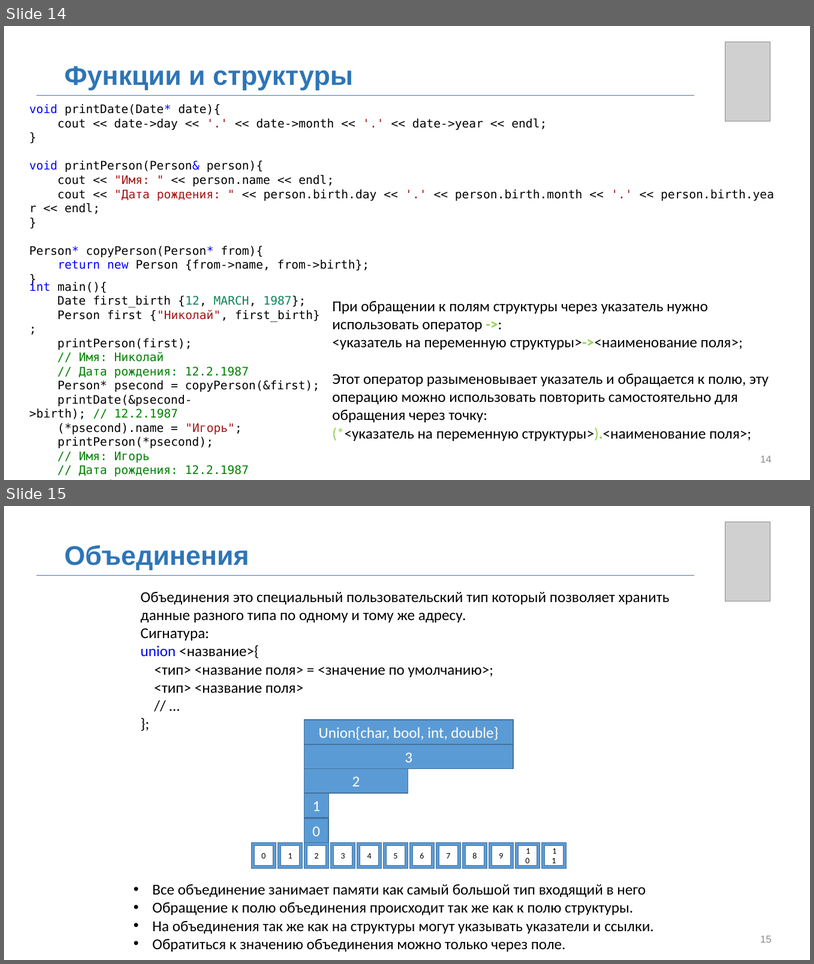
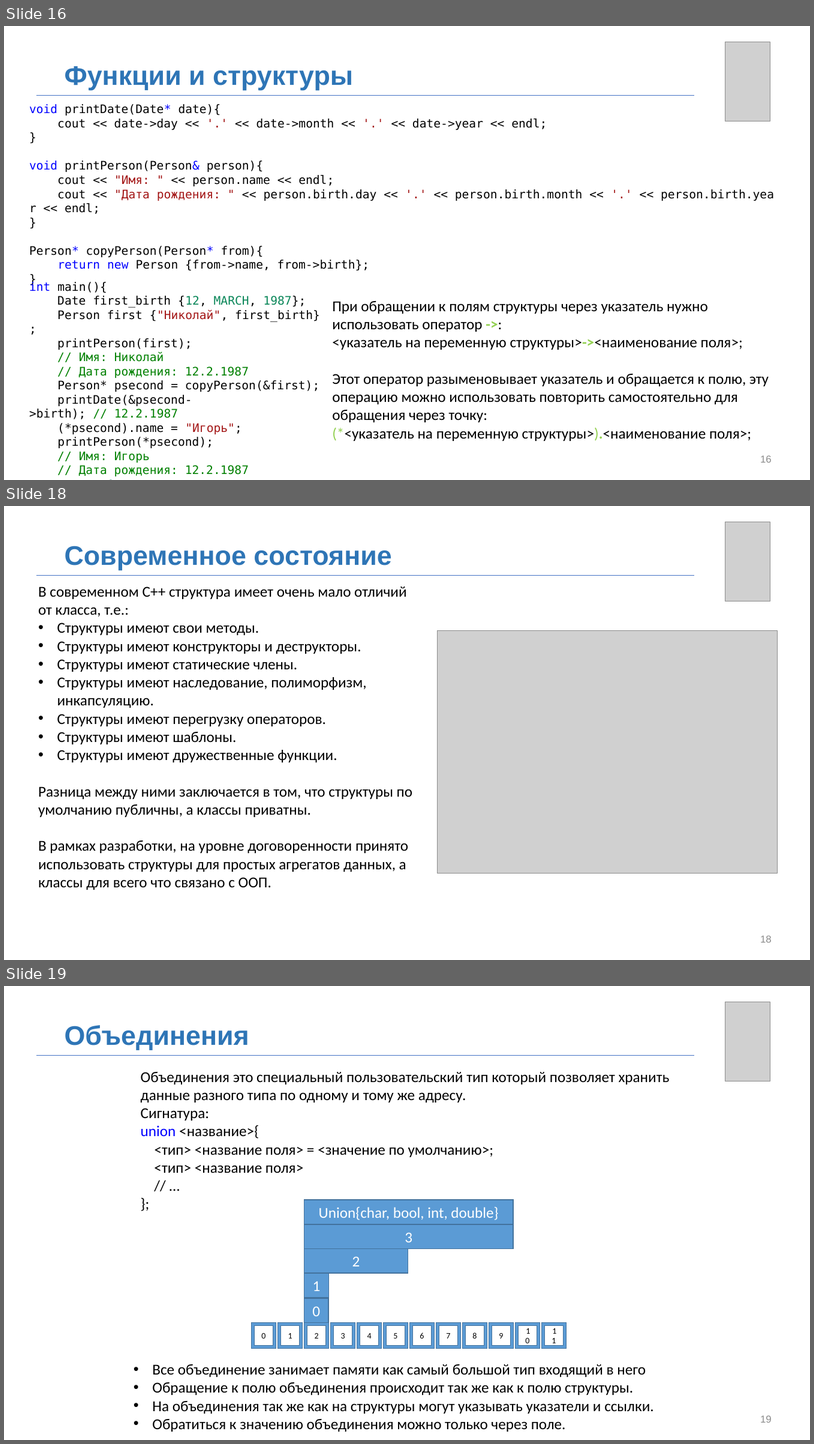
Before and after one commit to MUCTR-IKT-CPP/cpp_course, a slide deck: Лекции/2025/3/Пользовательские типы, структры, объединения.pptx. Shown one above the other, each under a label of ours: slides 14 and 15 before the commit, slides 16, 18 and 19 after it; the slides between them are not shown. The pictures are 814x964 and 814x1444 pixels, drawn with LibreOffice and Linux fonts; fonts in the diff are those of the drawing; grey boxes stand for pictures; background and template pictures are left out. Boxes give left, top, right and bottom in pixels: in the first picture for what was removed or moved away, otherwise in the second. Text is boxed around its words. In the diff, an @@ line names an element or a change of style, - is before the commit and + after.

```diff
--- a/Лекции/2025/3/Пользовательские типы, структры, объединения.pptx
+++ b/Лекции/2025/3/Пользовательские типы, структры, объединения.pptx
@@ slide 18 added at (x1=4, y1=506, x2=810, y2=960), background picture (left out) @@
@@ picture added at (x1=726, y1=522, x2=770, y2=601) @@
@@ text added at (x1=65, y1=546, x2=392, y2=570), 32 pt, text #2E75B6, bold @@
+Современное состояние
@@ line added from (36, 575) to (695, 575), #4472C4 0.5 pt @@
@@ text added at (x1=38, y1=586, x2=413, y2=889), 18 pt, text #000000 @@
+В современном C++ структура имеет очень мало отличий от класса, т.е.:
+• Структуры имеют свои методы.
+• Структуры имеют конструкторы и деструкторы.
+• Структуры имеют статические члены.
+• Структуры имеют наследование, полиморфизм, инкапсуляцию.
+• Структуры имеют перегрузку операторов.
+• Структуры имеют шаблоны.
+• Структуры имеют дружественные функции.
+Разница между ними заключается в том, что структуры по умолчанию публичны, а классы приватны.
+В рамках разработки, на уровне договоренности принято использовать структуры для простых агрегатов данных, а классы для всего что связано с ООП.
@@ picture added at (x1=438, y1=631, x2=779, y2=873) @@
@@ page number added at (x1=761, y1=935, x2=772, y2=942), 12 pt, text #8C8C8C @@
+18
@@ what was slide 14 is now slide 16 @@
@@ page number at (x1=761, y1=455, x2=772, y2=462): text changed @@
-14
+16
@@ what was slide 15 is now slide 19 @@
@@ page number at (x1=761, y1=1415, x2=772, y2=1422): text changed @@
-15
+19
```
Also in this commit, not shown: 8 slides changed, 5 other slides added, 1 slide removed, 1 other file.
